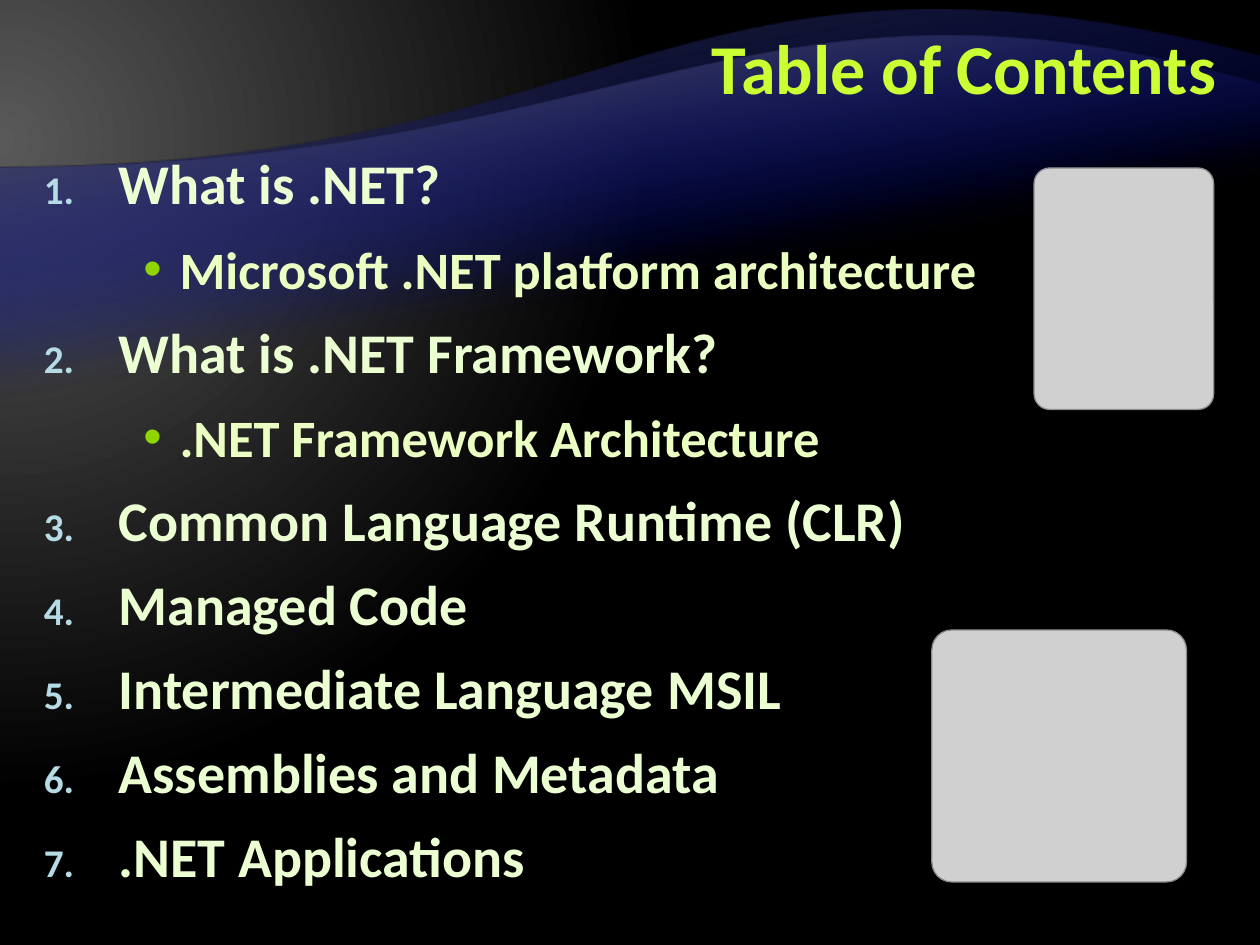
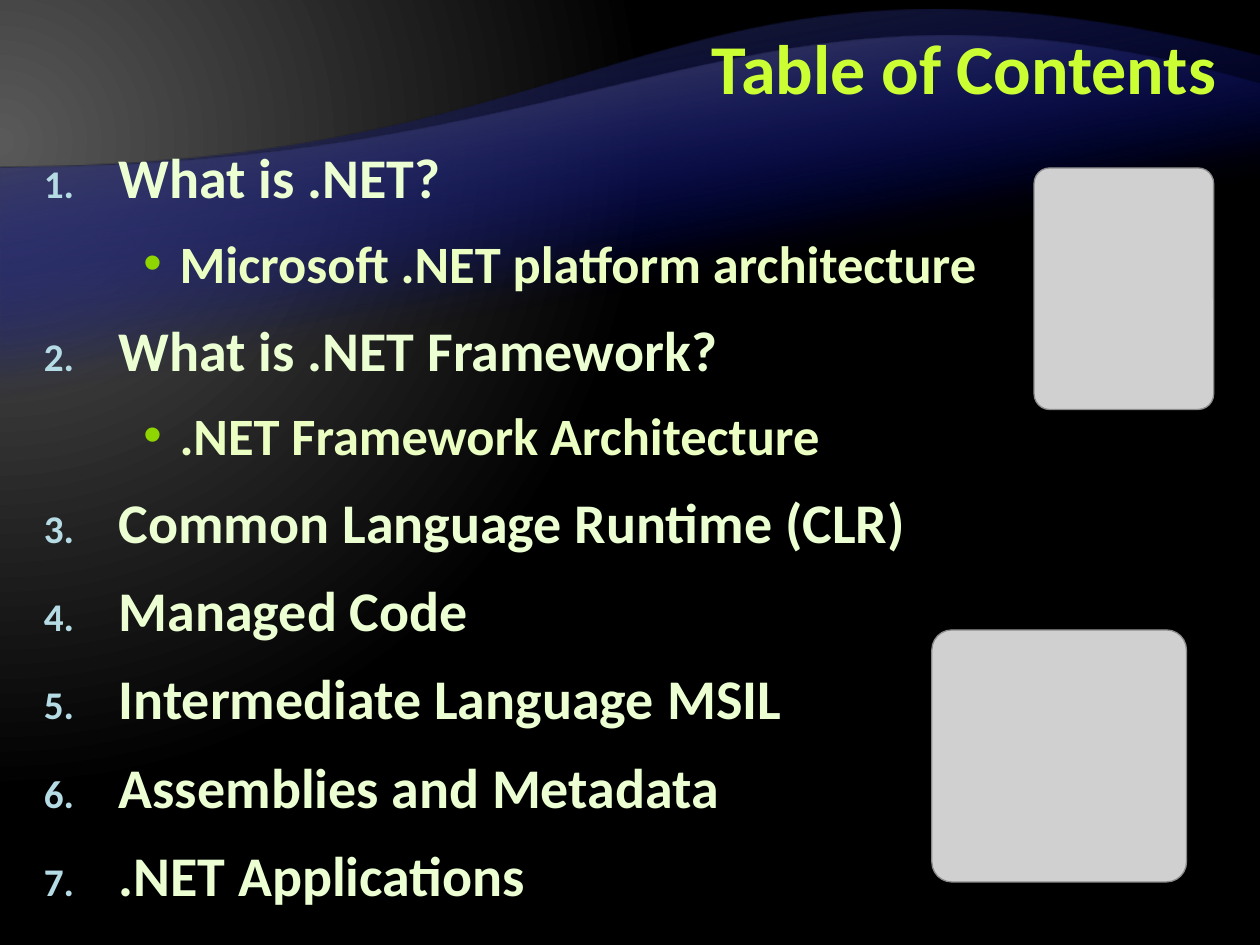
Before and after one commit to Graveheart/aspnetcourse, a slide deck: slide 2 of 2010/lectures/1. .NET Framework Overview.pptx. Drawn at 1260x945 pixels with LibreOffice and Linux fonts; fonts in the diff are those of the drawing; grey boxes stand for pictures; background and template pictures are left out. Boxes give left, top, right and bottom in pixels: in the first picture for what was removed or moved away, otherwise in the second. Text is boxed around its words. In the diff, an @@ line names an element or a change of style, - is before the commit and + after.

```diff
--- a/2010/lectures/1. .NET Framework Overview.pptx
+++ b/2010/lectures/1. .NET Framework Overview.pptx
@@ text "What is .NET?": place and size @@
-text "What is .NET?" at (119,159,976,886)
+text "What is .NET?" at (119,151,976,905)
@@ text "What is .NET?" at (119,151,976,905): line spacing 36pt to 1 @@
```
Also in this commit, not shown: 3 other slides changed.
